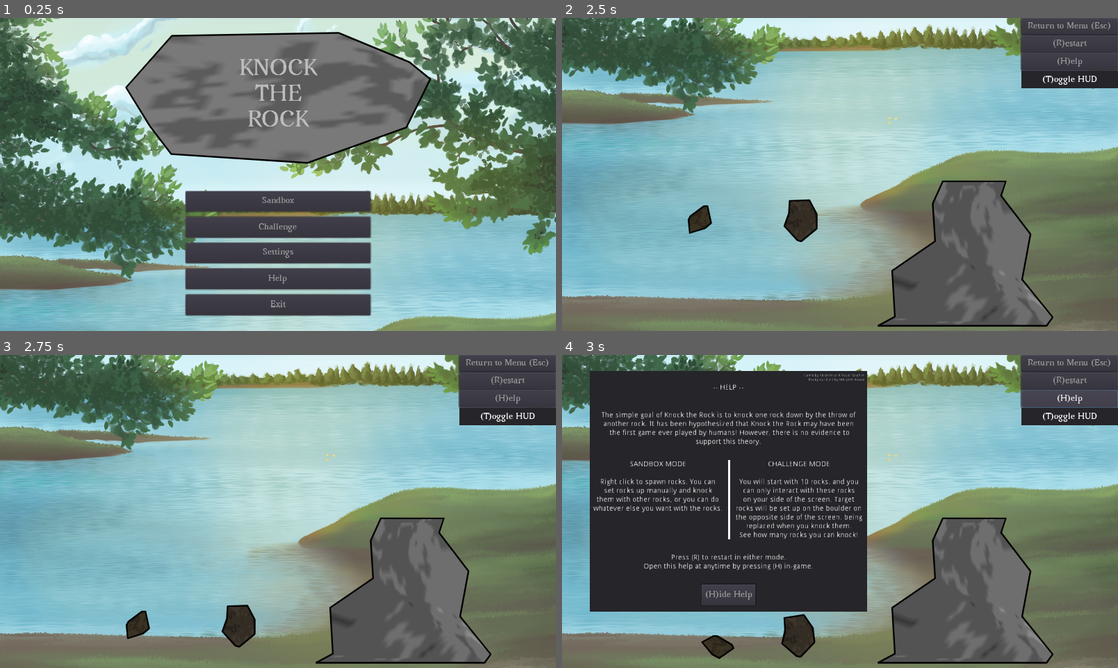
Above: before the commit, frames 1-4 (two rows, left to right).
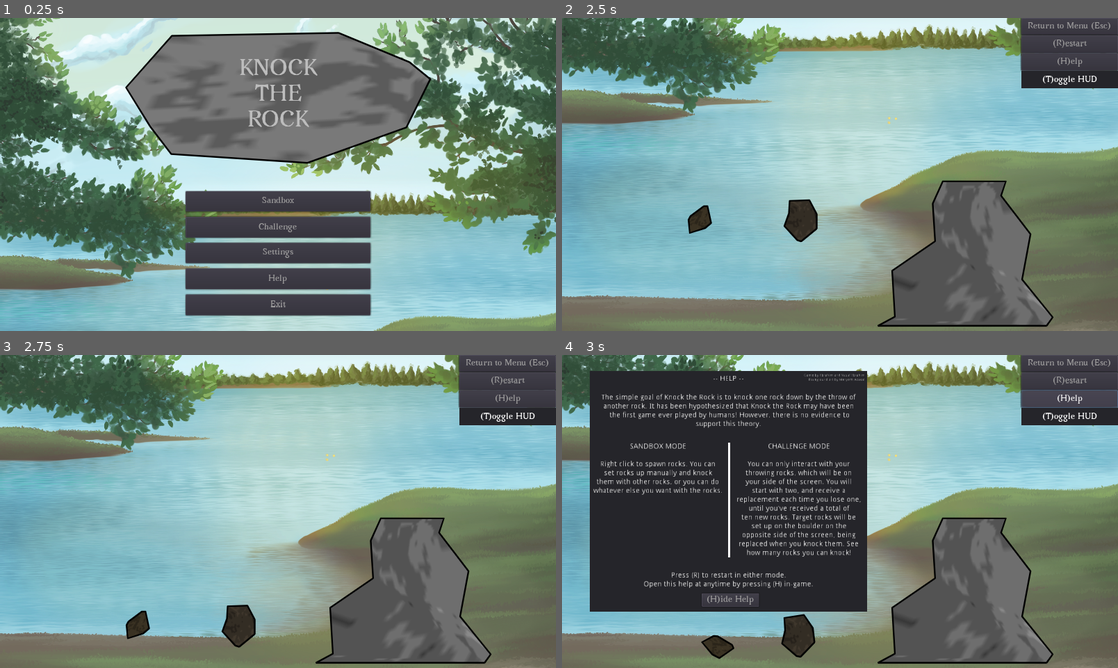
Above: after the commit, the same moments.

Repository: ebrahimebrahim/knock-the-rock
Game: Godot game, scene res://MenuScreen.tscn
Two runs of this game, one before a commit and one after it. Both use one fixed random seed, a clock stepped at 60 frames per second and the inputs below.
Inputs (mouse positions are in pixels of both pictures, inside the frame that each line leads up to):
- Up to frame 1 (0.25 s): no input
- Up to frame 2 (2.5 s): click "Sandbox" at 0.5 s; move the mouse to (962, 158) at 1.27 s; press the mouse at (962, 158) at 1.28 s; release the mouse at (962, 158) at 2 s; click "(R)estart" at 2 s
- Up to frame 3 (2.75 s): no input
- Up to frame 4 (3 s): click "(H)elp" at 2.75 s

Frames 1-3 are identical in both runs. In frame 4, 6.2% of the frame differs, in the area x 5-54%, y 6-81%.

Commit message:
help was updated to be accurate to new chall. mode

Diff:
--- a/ktr/Help.tscn
+++ b/ktr/Help.tscn
@@ -38,7 +38,7 @@
 
 [node name="Title" type="Label" parent="MarginContainer/VBoxContainer"]
 margin_right = 533.0
-margin_bottom = 64.0
+margin_bottom = 30.0
 size_flags_vertical = 3
 text = "-- HELP --"
 align = 1
@@ -48,9 +48,9 @@
 }
 
 [node name="MarginContainer2" type="MarginContainer" parent="MarginContainer/VBoxContainer"]
-margin_top = 68.0
+margin_top = 34.0
 margin_right = 533.0
-margin_bottom = 153.0
+margin_bottom = 119.0
 custom_constants/margin_top = 10
 custom_constants/margin_bottom = 10
 __meta__ = {
@@ -73,16 +73,16 @@
 }
 
 [node name="MarginContainer" type="MarginContainer" parent="MarginContainer/VBoxContainer"]
-margin_top = 157.0
+margin_top = 123.0
 margin_right = 533.0
-margin_bottom = 337.0
+margin_bottom = 371.0
 custom_constants/margin_top = 15
 custom_constants/margin_bottom = 15
 
 [node name="HBoxContainer" type="HBoxContainer" parent="MarginContainer/VBoxContainer/MarginContainer"]
 margin_top = 15.0
 margin_right = 533.0
-margin_bottom = 165.0
+margin_bottom = 233.0
 size_flags_vertical = 3
 
 [node name="LeftText" type="Label" parent="MarginContainer/VBoxContainer/MarginContainer/HBoxContainer"]
@@ -105,24 +105,28 @@
 [node name="MidLine" type="Panel" parent="MarginContainer/VBoxContainer/MarginContainer/HBoxContainer"]
 margin_left = 266.0
 margin_right = 266.0
-margin_bottom = 150.0
+margin_bottom = 218.0
 custom_styles/panel = SubResource( 1 )
 
 [node name="RightText" type="Label" parent="MarginContainer/VBoxContainer/MarginContainer/HBoxContainer"]
 margin_left = 270.0
 margin_right = 533.0
-margin_bottom = 150.0
+margin_bottom = 218.0
 size_flags_horizontal = 3
 size_flags_vertical = 0
 text = "CHALLENGE MODE
 
-You will start with 10 rocks, and you
-can only interact with these rocks
-on your side of the screen. Target
-rocks will be set up on the boulder on
-the opposite side of the screen, being
-replaced when you knock them.
-See how many rocks you can knock!"
+You can only interact with your
+throwing rocks, which will be on
+your side of the screen. You will
+start with two, and receive a
+replacement each time you lose one,
+until you've received a total of
+ten new rocks. Target rocks will be
+set up on the boulder on the
+opposite side of the screen, being
+replaced when you knock them. See
+how many rocks you can knock!"
 align = 1
 valign = 1
 __meta__ = {
@@ -130,9 +134,9 @@
 }
 
 [node name="MarginContainer3" type="MarginContainer" parent="MarginContainer/VBoxContainer"]
-margin_top = 341.0
+margin_top = 375.0
 margin_right = 533.0
-margin_bottom = 392.0
+margin_bottom = 426.0
 custom_constants/margin_top = 10
 custom_constants/margin_bottom = 10
 __meta__ = {
@@ -153,7 +157,7 @@
 }
 
 [node name="HelpButtonZone" type="Control" parent="MarginContainer/VBoxContainer"]
-margin_top = 396.0
+margin_top = 430.0
 margin_right = 533.0
 margin_bottom = 461.0
 size_flags_vertical = 3
@@ -164,9 +168,9 @@
 anchor_right = 0.5
 anchor_bottom = 0.5
 margin_left = -51.5
-margin_top = -20.0
-margin_right = 51.5
-margin_bottom = 20.0
+margin_top = -19.5
+margin_right = 58.5
+margin_bottom = 6.5
 size_flags_horizontal = 3
 size_flags_vertical = 3
 theme = ExtResource( 2 )
